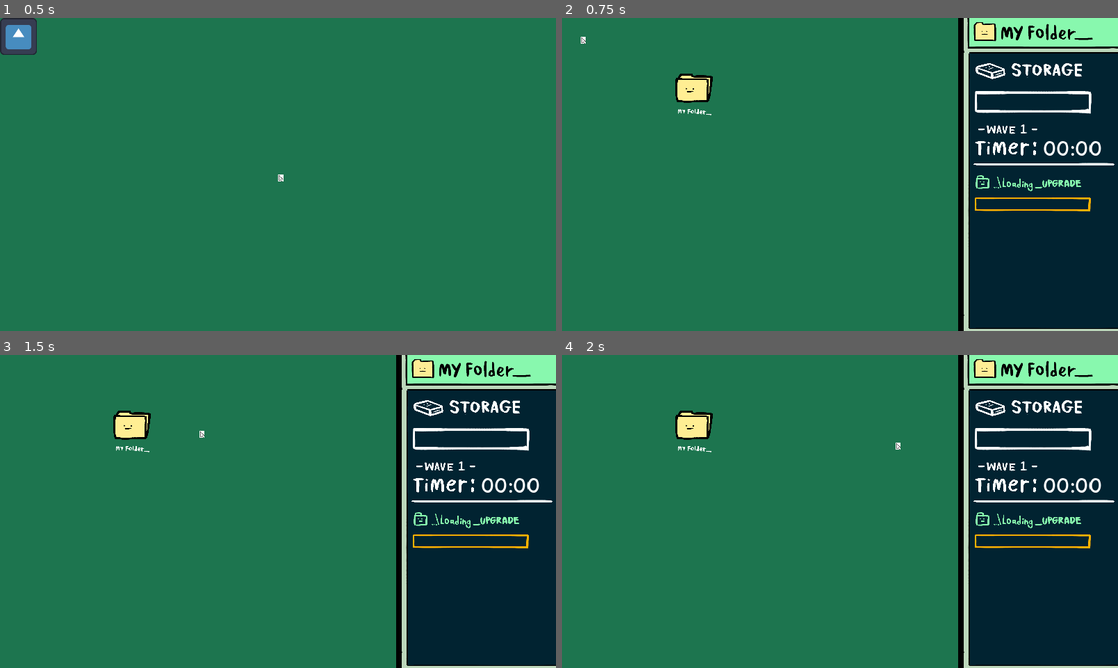
Above: before the commit, frames 1-4 (two rows, left to right).
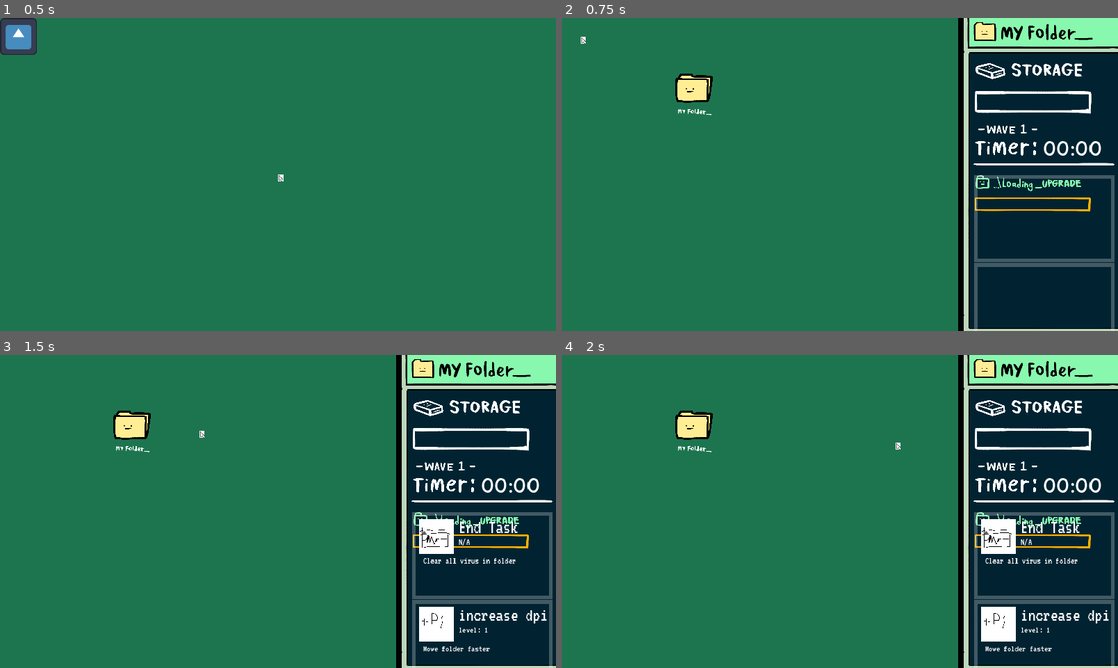
Above: after the commit, the same moments.

Repository: icheft524/Folder-Brawler
Game: Godot game, scene res://menu.tscn
The game is run twice, just before and just after one commit, with the same random seed, the same clock (stepped at 60 frames per second) and the same inputs. The engine's default icon, where the game draws it, is replaced by a stand-in: a white triangle on a blue panel in a dark square.
Inputs (mouse positions are in pixels of both pictures, inside the frame that each line leads up to):
- Up to frame 1 (0.5 s): no input
- Up to frame 2 (0.75 s): click (578, 36) at 0.5 s
- Up to frame 3 (1.5 s): tap Enter (ui_accept) at 1.25 s; drag from (133, 423) to (333, 442) at 1.27 s
- Up to frame 4 (2 s): no input

Frame 1 is identical in both runs. In frame 2, 1.5% of the frame differs, in the area x 74-100%, y 50-100%; in frame 3, 3.5%; in frame 4, 3.5%.

Commit message:
hud

Diff:
--- a/folder/folder.gd
+++ b/folder/folder.gd
@@ -18,7 +18,7 @@
 @onready var inventory = $"../folder_inventory"
 @onready var hud = $"../hud"
 @onready var Upgrade = $"../hud/upgrade"
-@onready var UpgradeList = $"../hud/list"
+@onready var UpgradeList = $"../hud/upgrade/list"
 #@onready var _Upgrade = $"../upgrade"
 #@onready var upgradeOptions = _Upgrade.get_node("%UpgradeOptions")
 
--- a/hud.tscn
+++ b/hud.tscn
@@ -6,7 +6,6 @@
 [ext_resource type="FontFile" uid="uid://d18t2v5iyh0jv" path="res://font/Itim-Regular.ttf" id="4_k1ifu"]
 [ext_resource type="Texture2D" uid="uid://bq6sa5ijln12a" path="res://art/ui/loadingupgrade.png" id="5_q2ntr"]
 [ext_resource type="PackedScene" uid="uid://c7n7l7u22qa23" path="res://folder/upgrade/itemoption.tscn" id="5_y3dkf"]
-[ext_resource type="Texture2D" uid="uid://ruyi5641qddi" path="res://folder/upgrade/update.png" id="6_rkqmt"]
 [ext_resource type="Texture2D" uid="uid://ebxvqfdfoetx" path="res://art/ui/upgradebarempty.png" id="8_aef0s"]
 [ext_resource type="Texture2D" uid="uid://cf6bij5ienwoi" path="res://art/ui/rightui.png" id="9_dr005"]
 [ext_resource type="Texture2D" uid="uid://bklyq2gfwsb4k" path="res://art/ui/upgradebarfull.png" id="9_s1n14"]
@@ -56,22 +55,6 @@
 text = "1"
 vertical_alignment = 1
 
-[node name="list" type="VBoxContainer" parent="."]
-layout_mode = 1
-anchors_preset = -1
-anchor_top = 1.165
-anchor_bottom = 1.165
-offset_left = 55.0
-offset_top = -715.0
-offset_right = 538.0
-offset_bottom = -41.965
-
-[node name="itemoption" parent="list" instance=ExtResource("5_y3dkf")]
-layout_mode = 2
-
-[node name="itemoption2" parent="list" instance=ExtResource("5_y3dkf")]
-layout_mode = 2
-
 [node name="upgrade" type="TextureRect" parent="."]
 process_mode = 2
 texture_filter = 1
@@ -92,15 +75,20 @@
 texture_over = ExtResource("8_aef0s")
 texture_progress = ExtResource("9_s1n14")
 
-[node name="update" type="TextureRect" parent="upgrade"]
-visible = false
-texture_filter = 1
-offset_left = 300.0
-offset_top = 27.0
-offset_right = 478.0
-offset_bottom = 95.0
-texture = ExtResource("6_rkqmt")
-expand_mode = 1
+[node name="list" type="VBoxContainer" parent="upgrade"]
+layout_mode = 1
+anchors_preset = -1
+anchor_top = 1.165
+anchor_bottom = 1.165
+offset_top = -69.03
+offset_right = 483.0
+offset_bottom = 604.005
+
+[node name="itemoption" parent="upgrade/list" instance=ExtResource("5_y3dkf")]
+layout_mode = 2
+
+[node name="itemoption2" parent="upgrade/list" instance=ExtResource("5_y3dkf")]
+layout_mode = 2
 
 [node name="ui" type="Sprite2D" parent="."]
 z_index = -1
Not shown: 1 places in hud.tscn that only renumber resources
